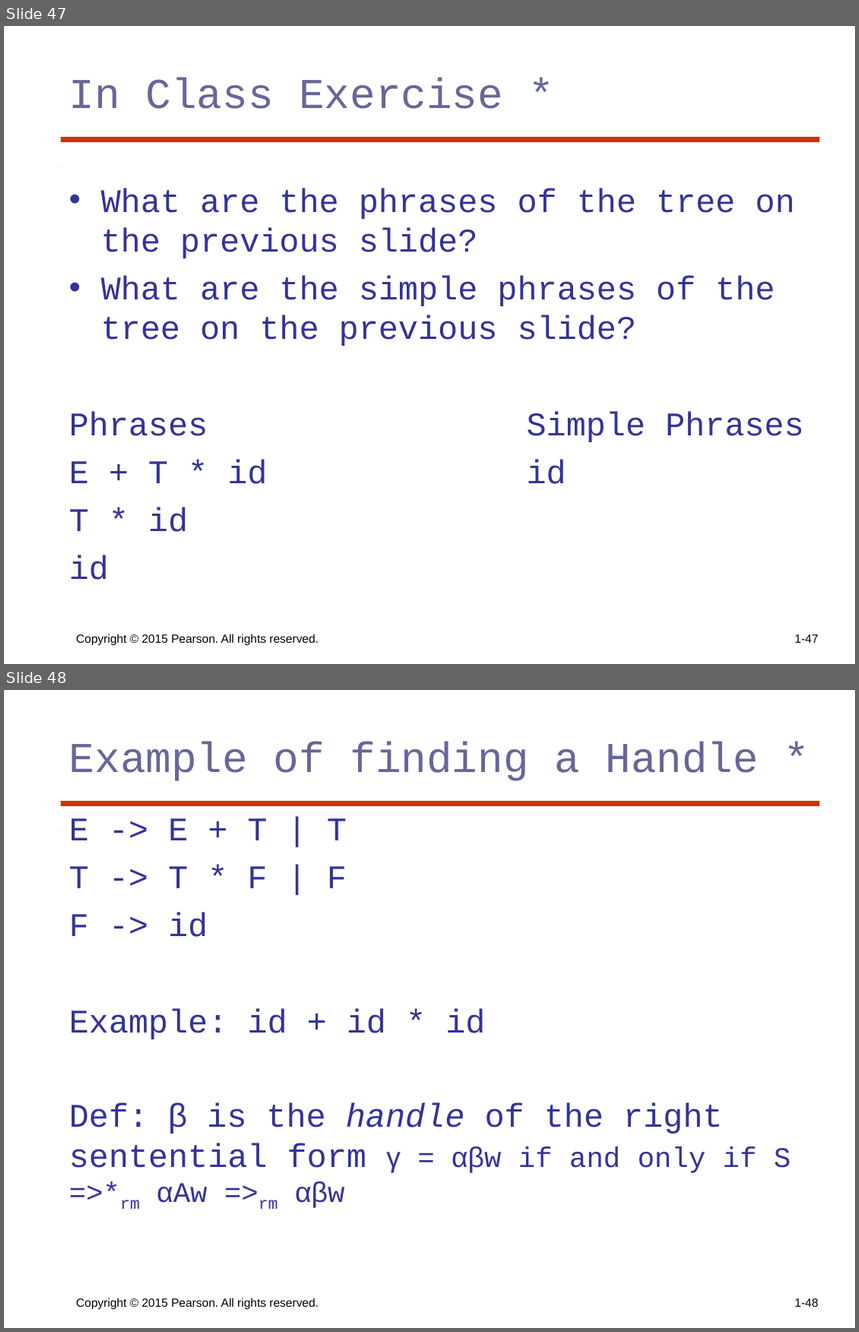
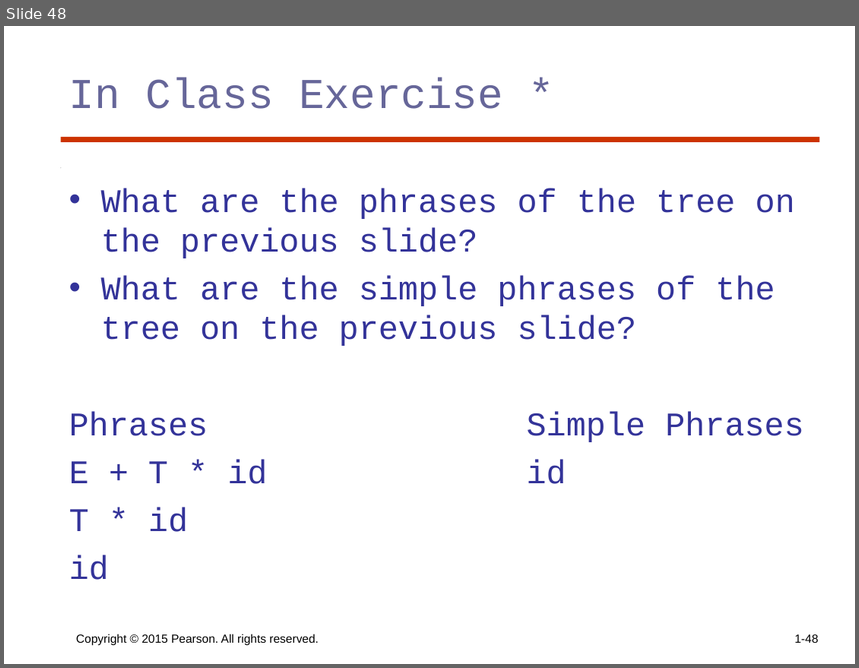
Before and after one commit to Kareithdyce/Auburn-Classes, a slide deck: Programming Language/pl11ch4.ppt. Shown one above the other, each under a label of ours: slides 47 and 48 before the commit, slide 48 after it. The pictures are 859x1332 and 859x668 pixels, drawn with LibreOffice and Linux fonts; fonts in the diff are those of the drawing. Boxes give left, top, right and bottom in pixels: in the first picture for what was removed or moved away, otherwise in the second. Text is boxed around its words. In the diff, an @@ line names an element or a change of style, - is before the commit and + after.

```diff
--- a/Programming Language/pl11ch4.ppt
+++ b/Programming Language/pl11ch4.ppt
@@ slide 48 removed at box(4, 690, 855, 1328), background #FFFFFF; not listed: 2 template elements that a slide beside it also shows @@
@@ title removed at box(69, 742, 759, 781) @@
-Example of finding a Handle *
@@ text removed at box(69, 818, 791, 1209) @@
-E -> E + T | T
-T -> T * F | F
-F -> id
-Example: id + id * id
-Def: β is the handle of the right sentential form γ = αβw if and only if S =>*rm αAw =>rm αβw
@@ text removed at box(76, 1298, 319, 1309) @@
-Copyright © 2015 Pearson. All rights reserved.
@@ page number removed at box(795, 1299, 819, 1307) @@
-1-48
@@ what was slide 47 is now slide 48 @@
@@ page number at box(795, 635, 819, 643): text changed @@
-1-47
+1-48
```
Also in this commit, not shown: 4 slides changed, 2 slides added, 1 other slide removed, 5 other files.
